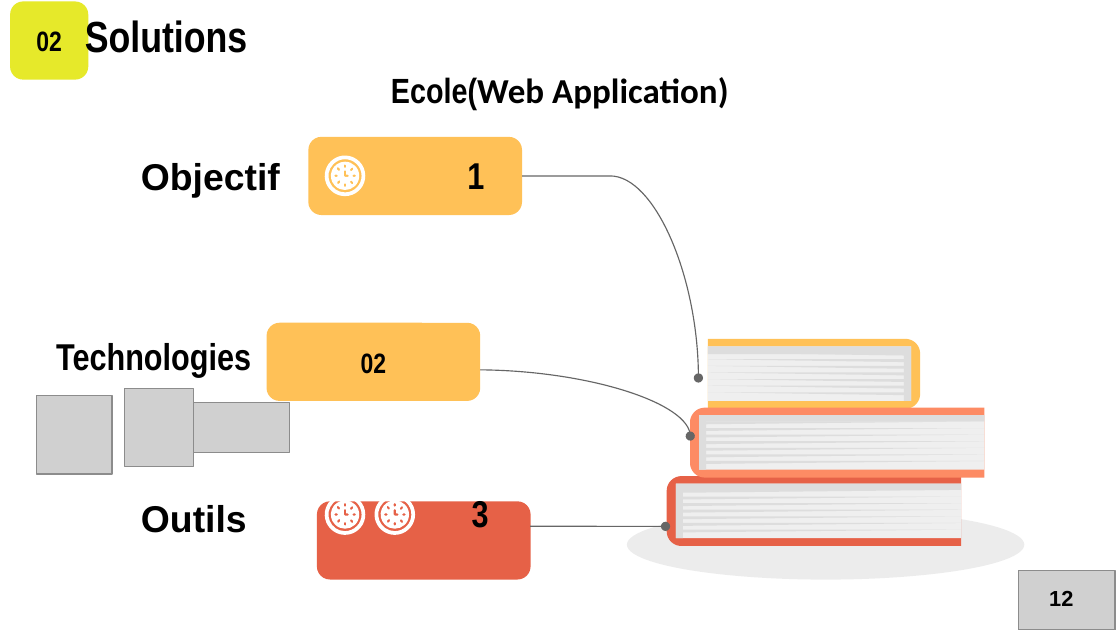
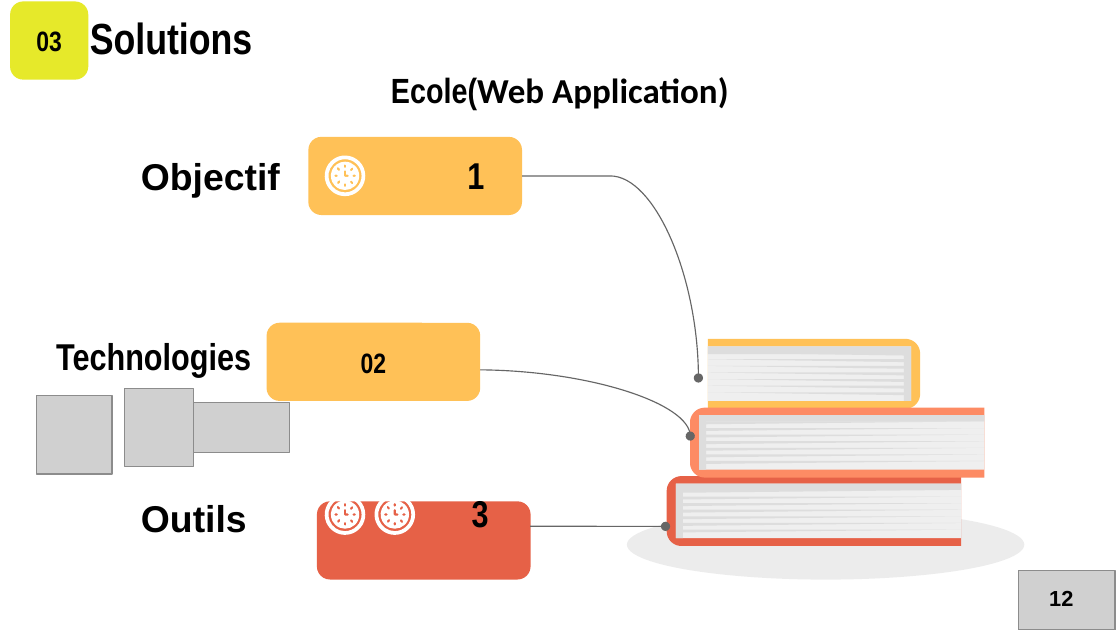
Before and after one commit to TouradGithub/education_system, a slide deck: slide 7 of presentation.pptx. Drawn at 1120x630 pixels with LibreOffice and Linux fonts; fonts in the diff are those of the drawing; grey boxes stand for pictures. Boxes give left, top, right and bottom in pixels: in the first picture for what was removed or moved away, otherwise in the second. Text is boxed around its words. In the diff, an @@ line names an element or a change of style, - is before the commit and + after.

```diff
--- a/presentation.pptx
+++ b/presentation.pptx
@@ text "Solutions" rewrapped from [85, 17, 247, 61] to [90, 22, 252, 55] @@
@@ text in rounded rectangle at [36, 31, 62, 52]: text changed @@
-02
+03
```
Also in this commit, not shown: 14 other slides changed, 2 other files.
